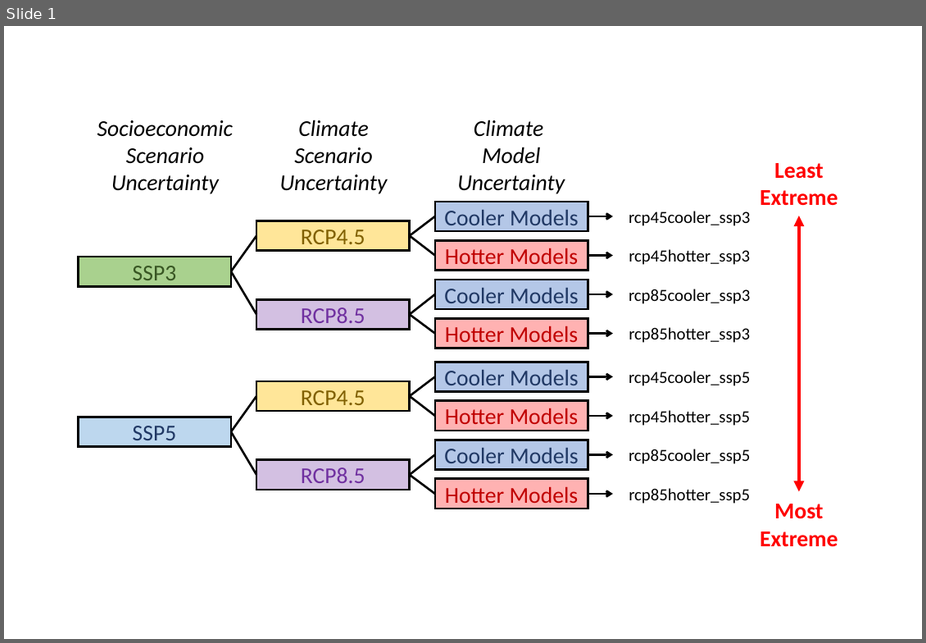
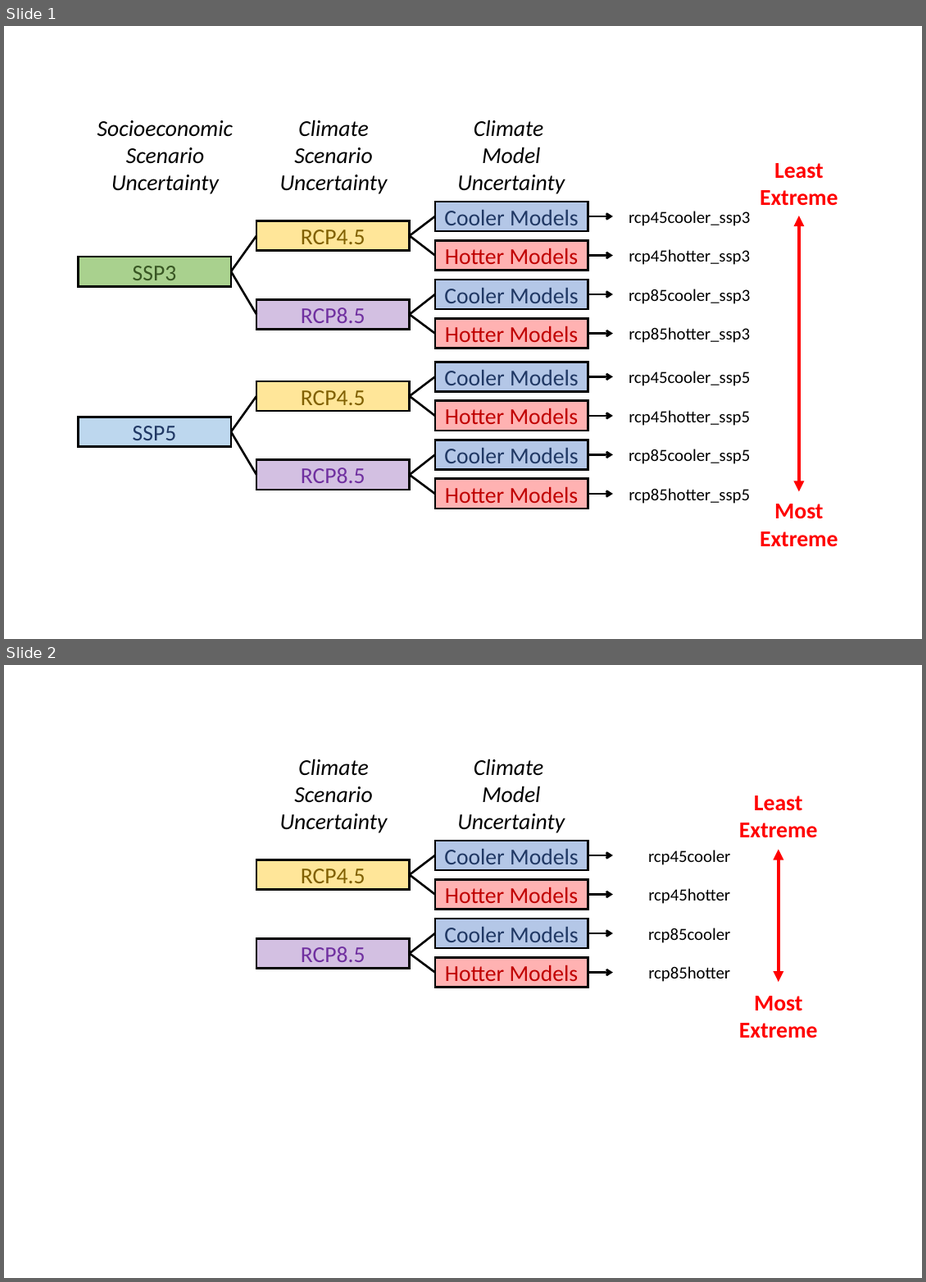
Before and after one commit to IMMM-SFA/burleyson-etal_2024_applied_energy, a slide deck: figures/Scenarios.pptx. Shown one above the other, each under a label of ours: slide 1 before the commit, slides 1 and 2 after it. The pictures are 926x643 and 926x1282 pixels, drawn with LibreOffice and Linux fonts; fonts in the diff are those of the drawing. Boxes give left, top, right and bottom in pixels: in the first picture for what was removed or moved away, otherwise in the second. Text is boxed around its words. In the diff, an @@ line names an element or a change of style, - is before the commit and + after.

```diff
--- a/figures/Scenarios.pptx
+++ b/figures/Scenarios.pptx
@@ slide 2 added at (4,665,922,1278), background #FFFFFF @@
@@ group added at (257,758,818,1038): 8 texts, 6 rectangles, 4 lines, 4 arrows, 1 double arrow @@
+Climate Scenario Uncertainty
+Climate
+Model Uncertainty
+Cooler Models
+Cooler Models
+Hotter Models
+Hotter Models
+RCP8.5
+RCP4.5
+rcp85cooler
+rcp85hotter
+rcp45hotter
+rcp45cooler
+Least Extreme
+Most Extreme
```
Also in this commit, not shown: 4 other files.
